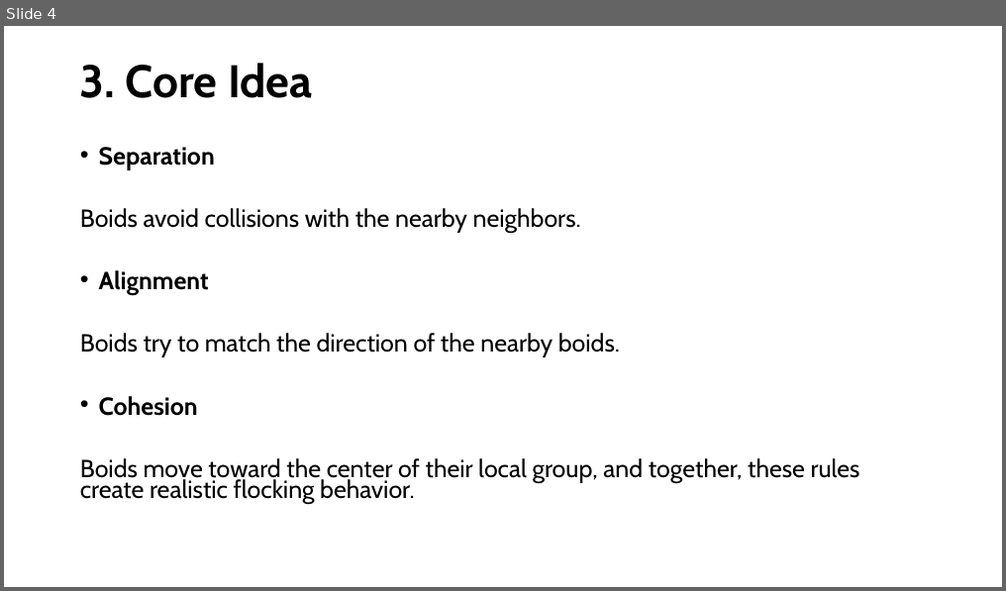
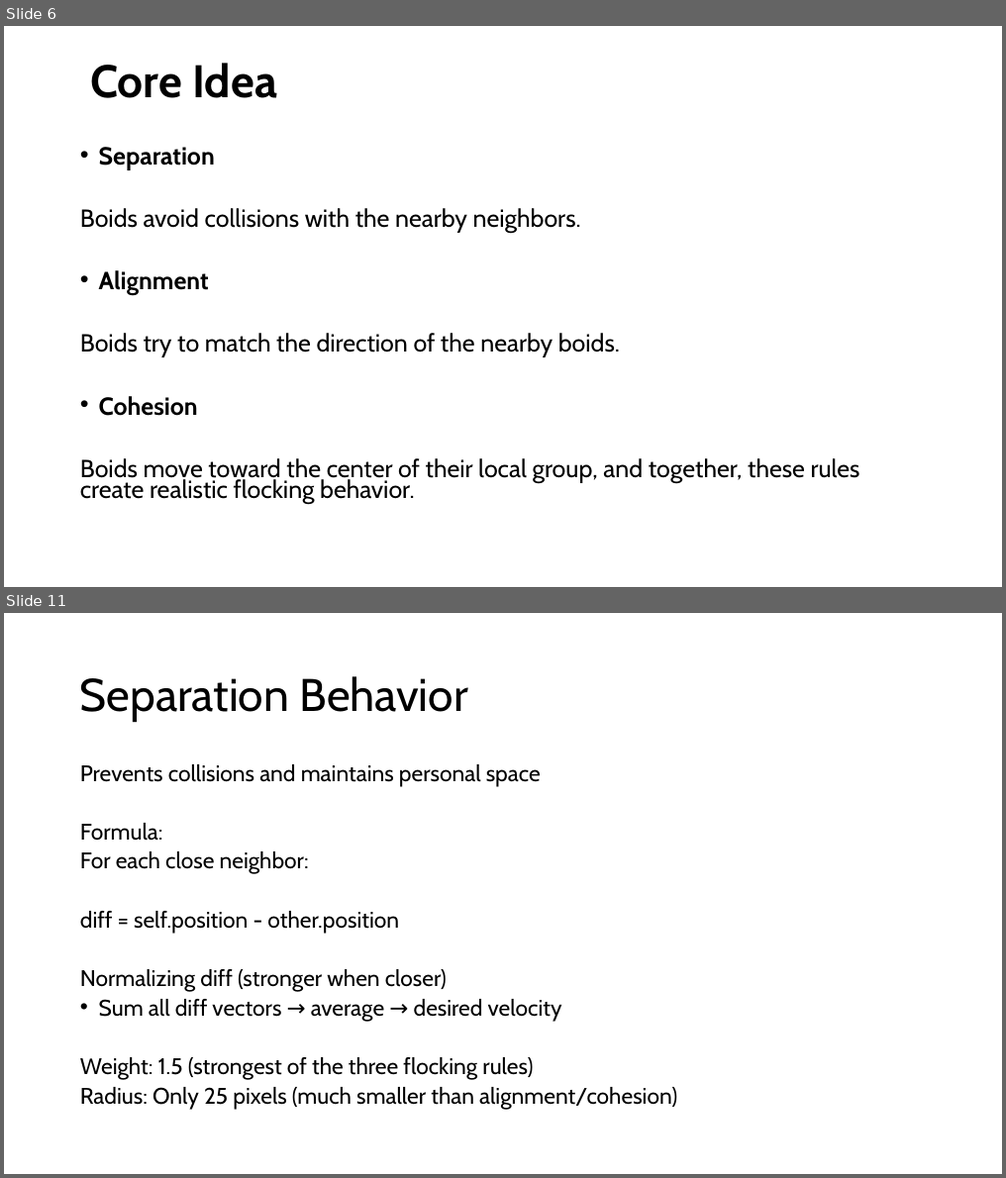
Before and after one commit to richardsalnikov-lang/Flcoking, a slide deck: FlockingRichard.pptm. Shown one above the other, each under a label of ours: slide 4 before the commit, slides 6 and 11 after it; the slides between them are not shown. The pictures are 1006x591 and 1006x1178 pixels, drawn with LibreOffice and Linux fonts; fonts in the diff are those of the drawing. Boxes give left, top, right and bottom in pixels: in the first picture for what was removed or moved away, otherwise in the second. Text is boxed around its words. In the diff, an @@ line names an element or a change of style, - is before the commit and + after.

```diff
--- a/FlockingRichard.pptm
+++ b/FlockingRichard.pptm
@@ slide 11 added at (4, 613, 1002, 1174), background #FFFFFF @@
@@ title added at (80, 676, 468, 722), 44 pt, text #000000 @@
+Separation Behavior
@@ text added at (80, 764, 677, 1110), 21.7 pt, text #000000 @@
+Prevents collisions and maintains personal space
+Formula:
+For each close neighbor:
+diff = self.position - other.position
+Normalizing diff (stronger when closer)
+• Sum all diff vectors → average → desired velocity
+Weight: 1.5 (strongest of the three flocking rules)
+Radius: Only 25 pixels (much smaller than alignment/cohesion)
@@ what was slide 4 is now slide 6 @@
@@ slide 6 changed as well @@
@@ title at (90, 63, 277, 98): text changed @@
-3. Core Idea
+Core Idea
```
Also in this commit, not shown: 6 other slides changed, 11 other slides added.
